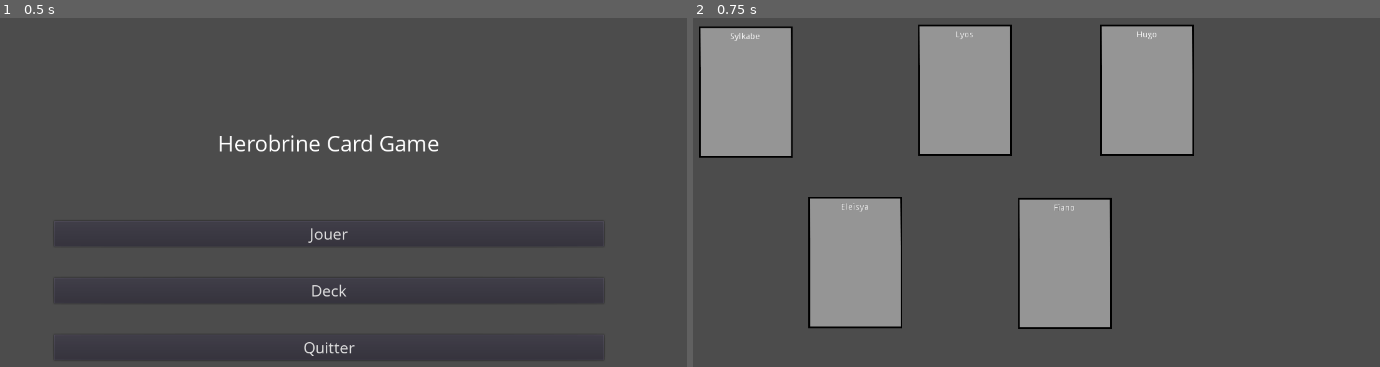
Above: before the commit, frames 1-2 (left to right).
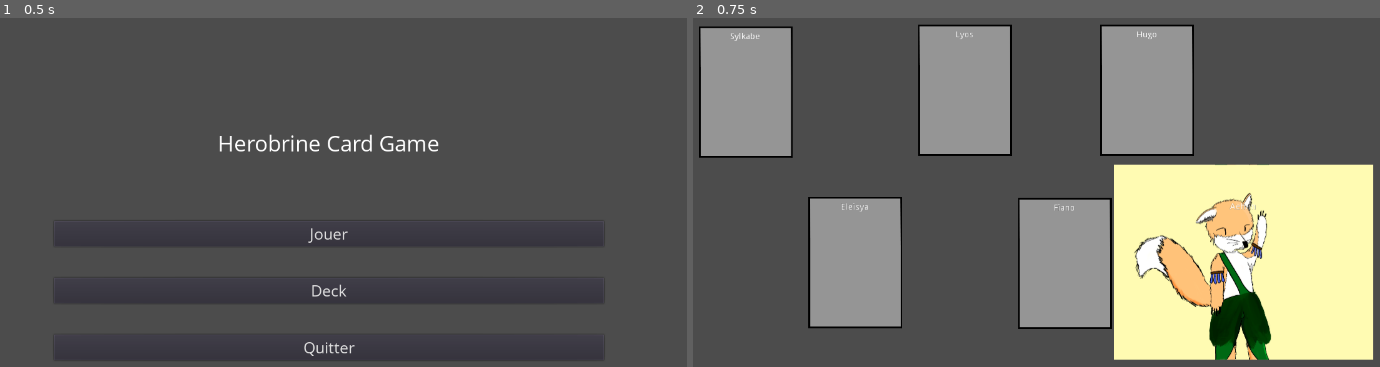
Above: after the commit, the same moments.

Repository: AlexisHuvier/HerobrineCardGame
Game: Godot game, scene res://Main.tscn
Same seed, same stepped clock (60 frames per second), same inputs: the game is played once before the commit and once after it.
Inputs:
- Up to frame 1 (0.5 s): no input
- Up to frame 2 (0.75 s): click "Jouer" at 0.5 s

Frame 1 is identical in both runs. In frame 2, 21% of the frame differs, in the area x 61-99%, y 41-98%.

Commit message:
Add texture field in card json and script to handle it.

Diff:
--- /dev/null
+++ b/Data/Cards/aehrin.json
@@ -0,0 +1,4 @@
+{
+    "name": "Aehrin",
+    "texture": "aehrin_card"
+}
--- a/Game.tscn
+++ b/Game.tscn
@@ -27,3 +27,8 @@
 position = Vector2( 708.521, 431.335 )
 scale = Vector2( 0.5, 0.5 )
 card = "fiano"
+
+[node name="Card6" parent="." instance=ExtResource( 1 )]
+position = Vector2( 994.576, 429.216 )
+scale = Vector2( 0.5, 0.5 )
+card = "aehrin"
--- a/Scripts/Card.gd
+++ b/Scripts/Card.gd
@@ -6,6 +6,7 @@
 	var card_json = load_card(card)
 	if card_json != null:
 		get_node("Title").set_text(card_json["name"])
+		load_texture(card_json)
 
 func load_card(name):
 	var file = File.new()
@@ -20,3 +21,13 @@
 			get_tree().quit()
 		else:
 			return json.result
+
+func load_texture(card_json):
+	var texture = ImageTexture.new()
+	if ("texture" in card_json):
+		if texture.load("res://Assets/" + card_json["texture"] + ".png") != OK:
+			push_error("[Error] Opening File failed (" + "res://Assets/" + card_json["texture"] + ".png" + ")")
+			get_tree().quit()
+		else:
+			return(get_node("Sprite").set_texture(texture))
+		return (false)
Not shown, added: .mono/assemblies/Debug/GodotSharp.xml
Not shown, added: .mono/assemblies/Debug/GodotSharpEditor.xml
Not shown, added: .mono/assemblies/Debug/api_hash_cache.cfg
Not shown, added: .mono/metadata/ide_messaging_meta.txt
Binary file added: Assets/aehrin_card.png
Not shown, added: Assets/aehrin_card.png.import
Not shown: 3 places in Main.tscn that only renumber resources
Not shown, added: .mono/assemblies/Debug/GodotSharp.dll
Not shown, added: .mono/assemblies/Debug/GodotSharp.pdb
Not shown, added: .mono/assemblies/Debug/GodotSharpEditor.dll
Not shown, added: .mono/assemblies/Debug/GodotSharpEditor.pdb
